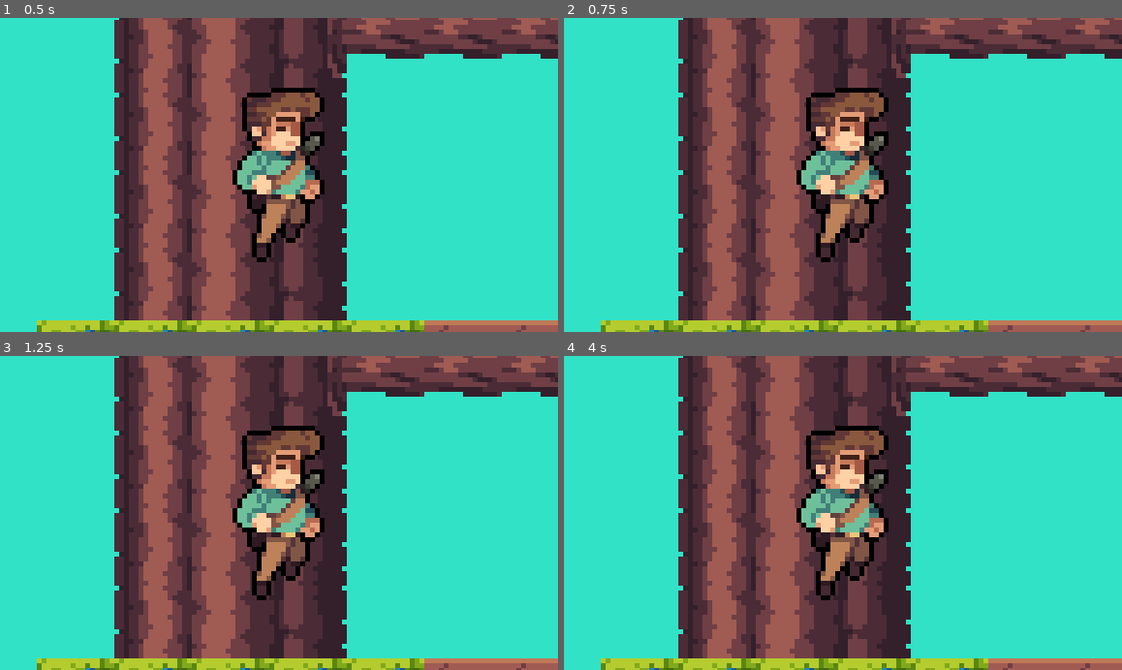
Above: before the commit, frames 1-4 (two rows, left to right).
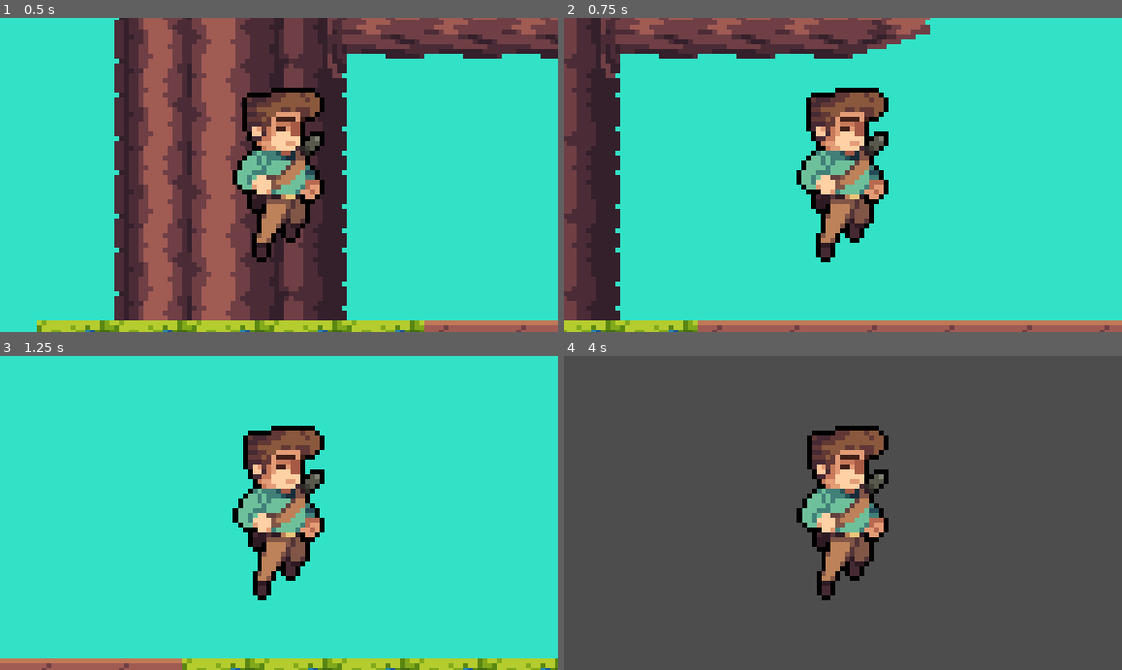
Above: after the commit, the same moments.

Repository: Blhamon055/SEPractPrecip
Game: Godot game, scene res://Main.tscn
Two runs of this game, one before a commit and one after it. Both use one fixed random seed, a clock stepped at 60 frames per second and the inputs below.
Inputs:
- Up to frame 1 (0.5 s): no input
- Up to frame 2 (0.75 s): tap Enter (ui_accept) at 0.5 s; hold D (right) from 0.53 s (still down)
- Up to frame 3 (1.25 s): keep holding D (right); tap Enter (ui_accept) at 0.77 s
- Up to frame 4 (4 s): tap Enter (ui_accept) at 1.52, 2, 3.02, 3.5, 3.77 s; release D (right) at 2.03 s; hold A (left) 2.03-2.78 s; hold D (right) from 2.78 s (still down)

Frame 1 is identical in both runs. In frame 2, 50% of the frame differs, in the area x 0-100%, y 0-100%; in frame 3, 41%; in frame 4, 94%.

Commit message:
Revert "Updated Node Type of Character"
This reverts commit ad7e71e263d72a10d58aa774470eda8872d898b0.

Diff:
--- a/Precipitation Minigame/Main.tscn
+++ b/Precipitation Minigame/Main.tscn
@@ -3096,20 +3096,20 @@
 format = 2
 layer_0/tile_data = PackedInt32Array(327687, 1245184, 14, 327688, 1048576, 16, 327689, 1245184, 14, 327690, 1245184, 14 …(2898 unchanged characters)…
 
-[node name="Area2d" type="Area2D" parent="."]
+[node name="CharacterBody2D" type="CharacterBody2D" parent="."]
 position = Vector2(50, 50)
 script = ExtResource("2_3xli8")
 
-[node name="CollisionShape2D" type="CollisionShape2D" parent="Area2d"]
+[node name="CollisionShape2D" type="CollisionShape2D" parent="CharacterBody2D"]
 shape = SubResource("RectangleShape2D_2h8qf")
 
-[node name="Sprite2D" type="Sprite2D" parent="Area2d"]
+[node name="Sprite2D" type="Sprite2D" parent="CharacterBody2D"]
 scale = Vector2(0.1, 0.1)
 texture = ExtResource("4_ju3u1")
 
-[node name="Camera2D" type="Camera2D" parent="Area2d"]
+[node name="Camera2D" type="Camera2D" parent="CharacterBody2D"]
 zoom = Vector2(5, 5)
 
-[node name="AnimatedSprite2D" type="AnimatedSprite2D" parent="Area2d"]
+[node name="AnimatedSprite2D" type="AnimatedSprite2D" parent="CharacterBody2D"]
 sprite_frames = SubResource("SpriteFrames_d82c5")
 animation = &"Walk"
